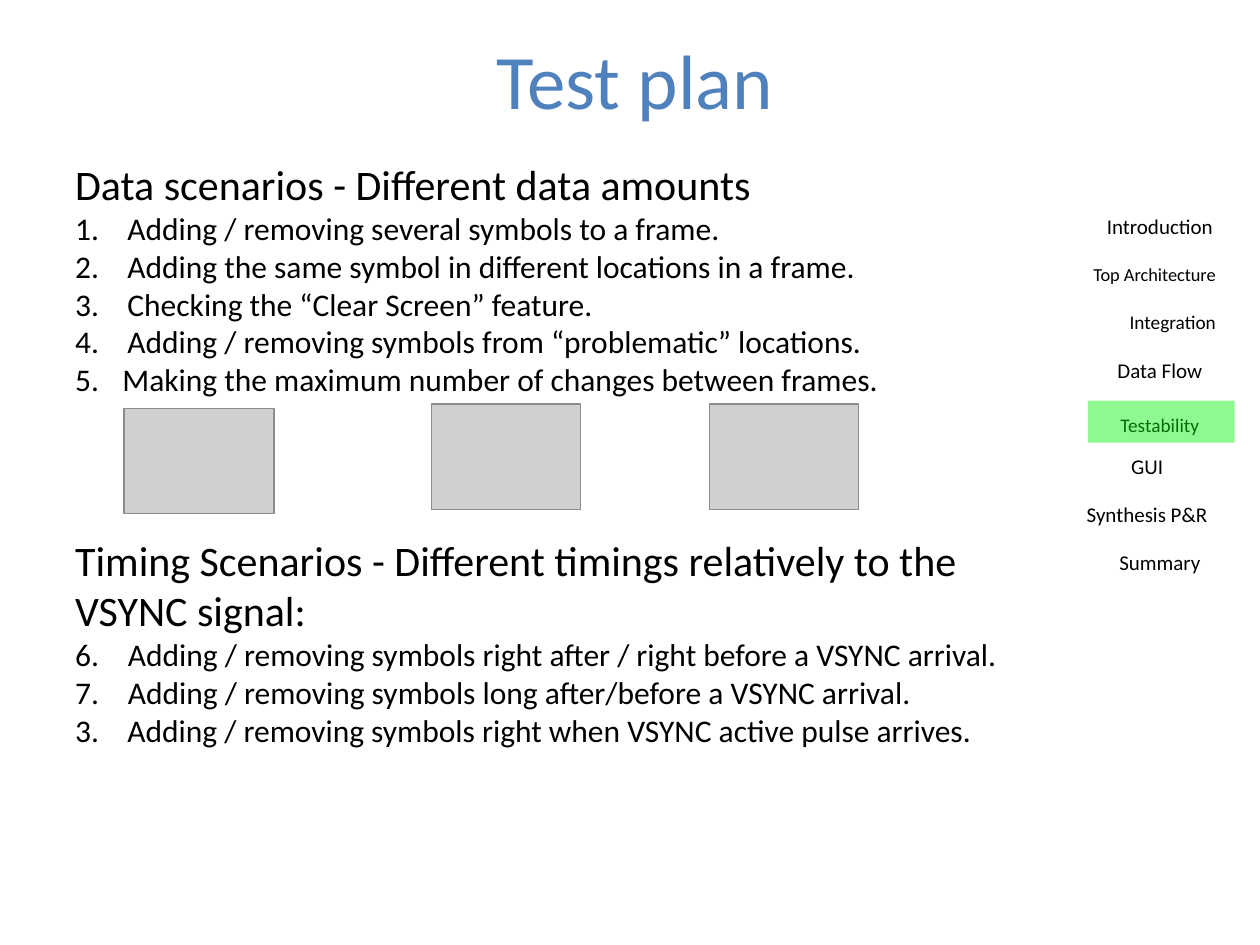
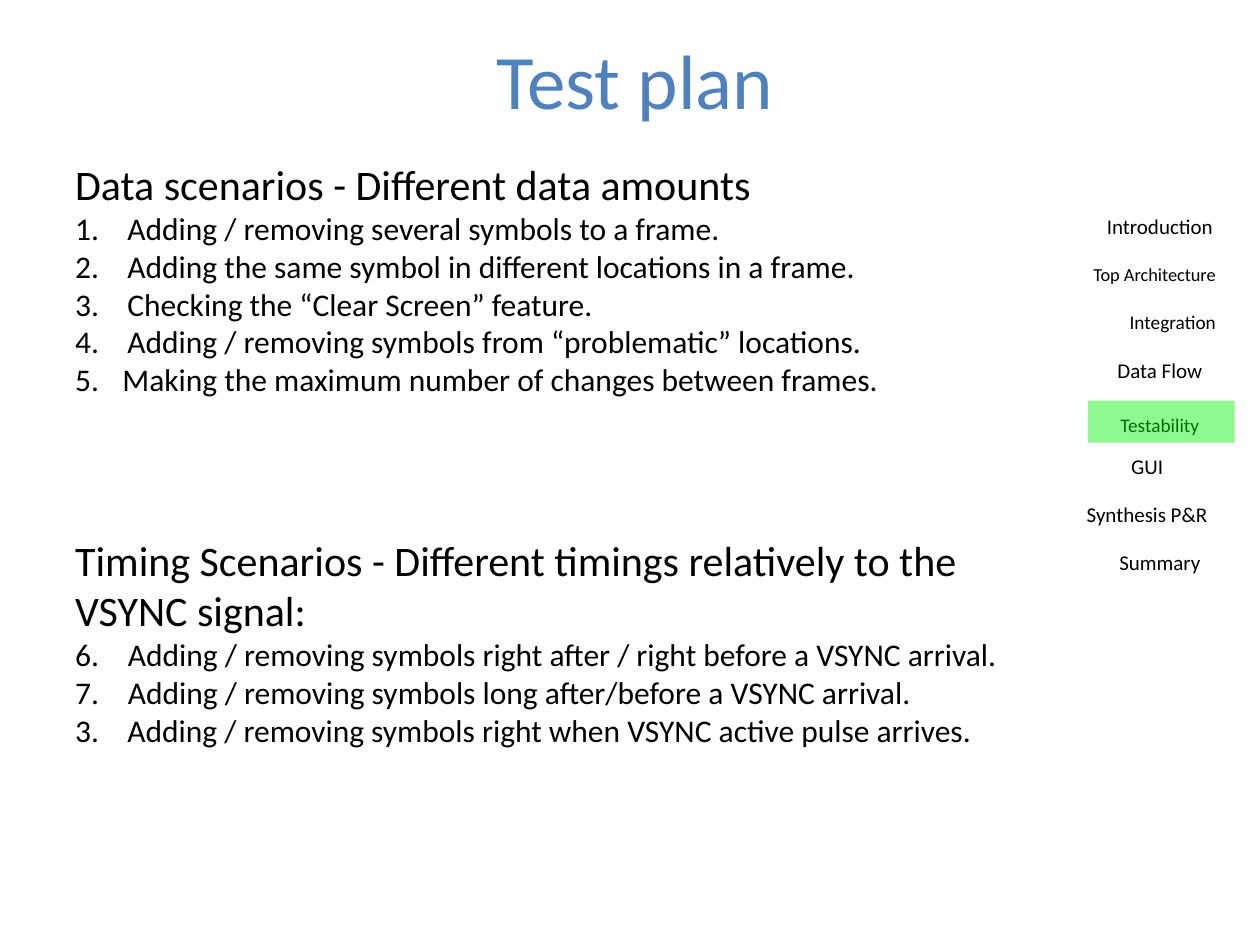
Before and after one commit to sandro6579/symbol-generator, a slide deck: slide 18 of Presentation/Part_B_final/Symbol_Generator_Project_Presentation_Part_B.pptx (slide 19 before the commit). Drawn at 1260x945 pixels with LibreOffice and Linux fonts; fonts in the diff are those of the drawing; grey boxes stand for pictures; background and template pictures are left out. Boxes give left, top, right and bottom in pixels: in the first picture for what was removed or moved away, otherwise in the second. Text is boxed around its words. In the diff, an @@ line names an element or a change of style, - is before the commit and + after.

```diff
--- a/Presentation/Part_B_final/Symbol_Generator_Project_Presentation_Part_B.pptx
+++ b/Presentation/Part_B_final/Symbol_Generator_Project_Presentation_Part_B.pptx
@@ picture removed at <box>123,408,273,513</box> @@
@@ picture removed at <box>432,404,581,510</box> @@
@@ picture removed at <box>709,404,858,510</box> @@
```
Also in this commit, not shown: 4 other slides changed, 1 slide removed, 2 other files.
